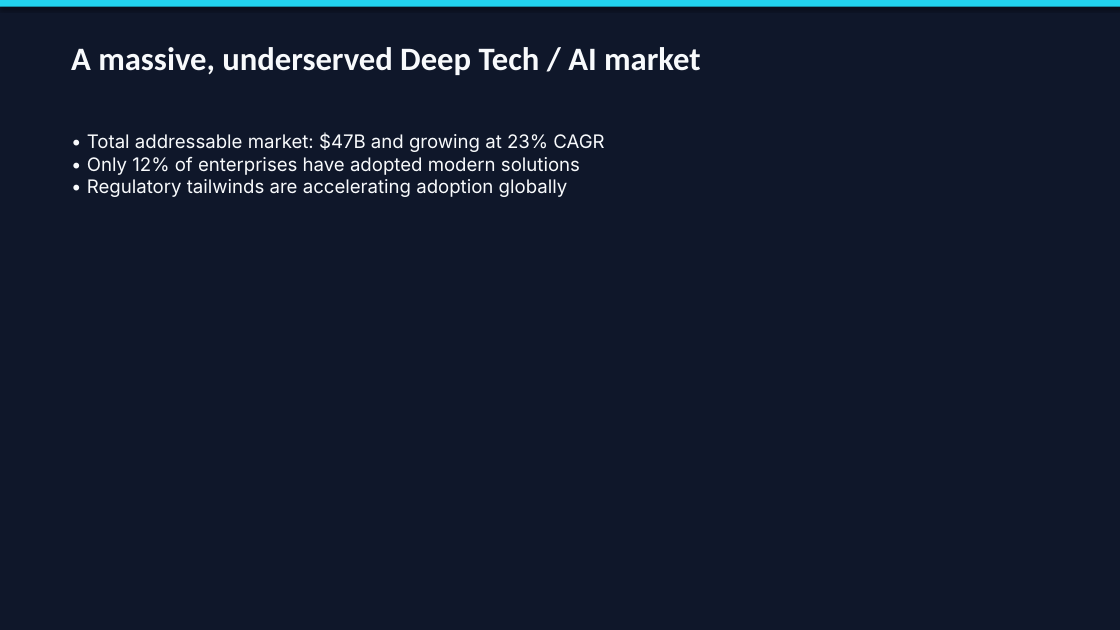
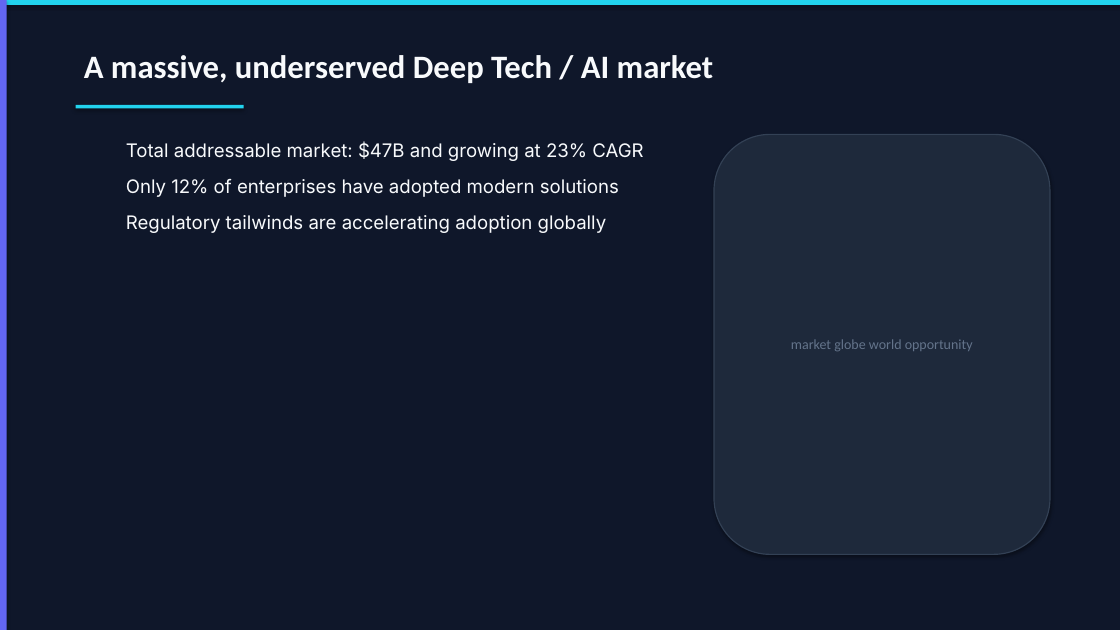
Before and after one commit to sunchaokun/PPT-Design-Skill, a slide deck: slide 6 of examples/01-ai-startup-investor-pitch.pptx. Drawn at 1120x630 pixels with LibreOffice and Linux fonts; fonts in the diff are those of the drawing. Boxes give left, top, right and bottom in pixels: in the first picture for what was removed or moved away, otherwise in the second. Text is boxed around its words. In the diff, an @@ line names an element or a change of style, - is before the commit and + after.

Commit message:
feat: professional PPT layout and visual polish
Layout improvements:
- Left accent bar on content slides for visual anchor
- Title underline decoration (accent color) below headings
- Accent bar on title and CTA slides
- Proper bullet spacing: each bullet is a separate paragraph with 8pt spacing
- Side visual area (right 40%) for image placement on content slides

Layout mapping improvements:
- solution → three-column-cards (was content-with-title)
- testimonials/social-proof → quote layout
- pricing/offer → cta-closing layout
- product → image-plus-text layout
- financial → chart-focus layout

Card rendering:
- Cards now have accent color top bar inside card
- Left-aligned text (was center) for readability
- Rounded rect containers with border

Metric rendering:
- Metrics now in rounded rect card containers
- Background fill (muted color) with border
- Value (40pt bold accent) + label (12pt muted) centered in card

Quote slide:
- Large decorative opening quote mark (accent color, 72pt)
- Left-aligned quote text (22pt) and author (14pt semibold)

Image placeholder:
- Rounded rect with border (was plain rect)
- Hint text without [图片:] prefix

CTA button:
- Cleaner text (no brackets)
- Enhanced shadow (8pt blur, 20% alpha)

```diff
--- a/examples/01-ai-startup-investor-pitch.pptx
+++ b/examples/01-ai-startup-investor-pitch.pptx
@@ rectangle added at box(0, 0, 7, 630), fill #6366F1 @@
@@ text "A massive, underserved Deep Tech ...": place and size @@
-text "A massive, underserved Deep Tech ..." at box(71, 47, 701, 75)
+text "A massive, underserved Deep Tech ..." at box(84, 55, 714, 83)
@@ rectangle added at box(76, 105, 244, 108), fill #22D3EE @@
@@ text at box(126, 141, 643, 233): text changed @@
-• Total addressable market: $47B and growing at 23% CAGR
-• Only 12% of enterprises have adopted modern solutions
-• Regulatory tailwinds are accelerating adoption globally
+  Total addressable market: $47B and growing at 23% CAGR
+  Only 12% of enterprises have adopted modern solutions
+  Regulatory tailwinds are accelerating adoption globally
@@ rounded rectangle added at box(714, 134, 1050, 555), fill #1E293B, outline #334155 1 pt, 12 pt, text #64748B @@
+market globe world opportunity
```
Also in this commit, not shown: 9 other slides changed, 8 other files.
